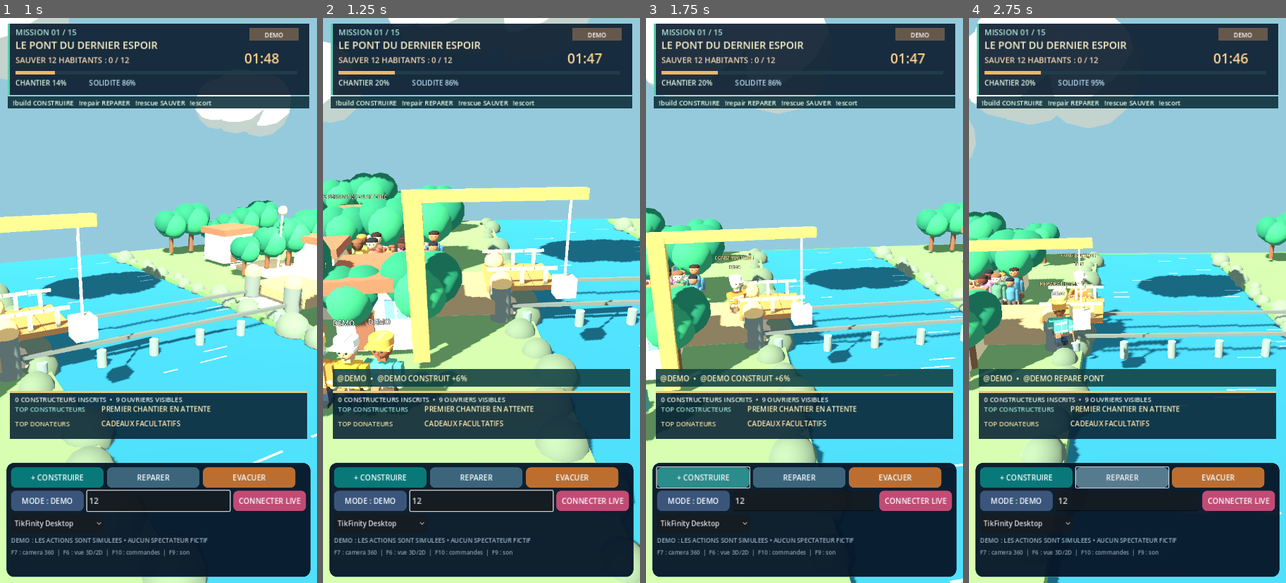
Above: before the commit, frames 1-4 (left to right).
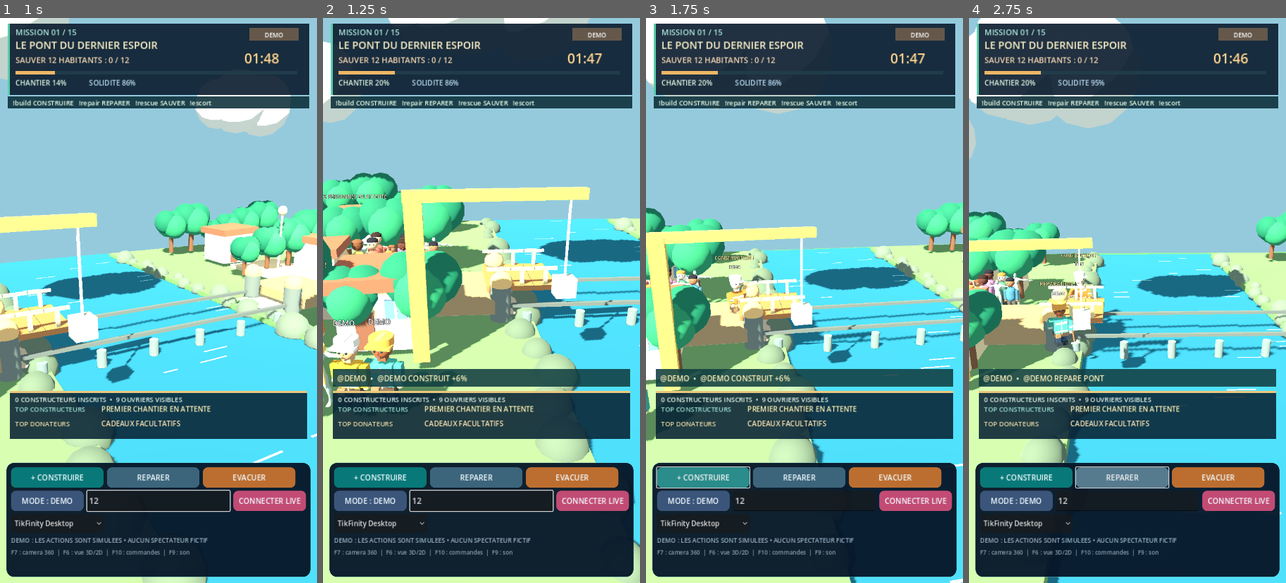
Above: after the commit, the same moments.

Repository: Hsergo/LIVE-BATTLES
Game: Godot game, scene res://main.tscn
Same seed, same stepped clock (60 frames per second), same inputs: the game is played once before the commit and once after it.
Inputs (mouse positions are in pixels of both pictures, inside the frame that each line leads up to):
- Up to frame 1 (1 s): click (158, 498) at 0.52 s; type "12" at 0.6 s
- Up to frame 2 (1.25 s): no input
- Up to frame 3 (1.75 s): click "+ CONSTRUIRE" at 1.25 s
- Up to frame 4 (2.75 s): click "REPARER" at 2 s

Frame 1 is identical in both runs. In frame 2, 0.5% of the frame differs, in the area x 0-47%, y 37-70%; in frame 3, 0.3%; in frame 4, 0.4%.

Commit message:
feat(characters): mix real licensed skinned humanoids with diverse low-cost worker and civilian rigs

Diff:
--- a/rescue/game/scripts/villagers_3d.gd
+++ b/rescue/game/scripts/villagers_3d.gd
@@ -148,6 +148,18 @@
 	joints["phase"] = "waiting"
 	joints["height"] = 0.76 if is_child else 1.0
 	joints["previous_position"] = Vector3.ZERO
+	# Use the licensed humanoid model on a subset of adults. Children and
+	# elders retain distinct procedural silhouettes until suitable CC0 rigs exist.
+	if not is_child and not is_elder and index % 5 == 0:
+		var avatar := load("res://scripts/rigged_humanoid.gd").new() as Node3D
+		person.add_child(avatar)
+		if bool(avatar.call("setup",1.03)):
+			for visual in person.get_children():
+				if visual != avatar and visual is Node3D:
+					(visual as Node3D).visible = false
+			joints["avatar"] = avatar
+		else:
+			avatar.queue_free()
 	person.position = _waiting_position(index)
 	return joints
 
@@ -245,6 +257,10 @@
 		(actor["right_arm"] as Node3D).rotation.x = -swing
 		(actor["left_leg"] as Node3D).rotation.x = -swing*0.60
 		(actor["right_leg"] as Node3D).rotation.x = swing*0.60
+		if actor.has("avatar"):
+			var avatar: Node3D = actor["avatar"]
+			if is_instance_valid(avatar):
+				avatar.call("animate",d,"walk" if walk else ("celebrate" if phase=="safe" else "idle"))
 		if phase=="safe" and not walk:
 			(actor["right_arm"] as Node3D).rotation.z = 0.50+0.25*sin(t*4.3+float(idx))
 		else:
--- a/rescue/game/scripts/world_3d.gd
+++ b/rescue/game/scripts/world_3d.gd
@@ -452,6 +452,25 @@
 	limbs["last_used"] = clock
 	limbs["slot"] = total_spawned % MAX_RENDERED_WORKERS
 	total_spawned += 1
+	# Limit skinned rigs to one worker in six. Others use the lightweight fallback.
+	# This keeps the render predictable with up to 48 simultaneously visible workers.
+	if int(limbs["slot"]) % 6 == 0:
+		var avatar := load("res://scripts/rigged_humanoid.gd").new() as Node3D
+		rig.add_child(avatar)
+		if bool(avatar.call("setup",1.16)):
+			for part in rig.get_children():
+				if part != avatar and part != tag and part != action_tag:
+					if part is Node3D:
+						(part as Node3D).visible = false
+			# Safety clothing cues on top of the genuine skinned body.
+			_cylinder(rig,Vector3(0,1.85,0),0.29,0.19,Color("#ffca54"))
+			_box(rig,Vector3(0,1.76,0.19),Vector3(0.61,0.075,0.22),Color("#ffca54"))
+			_box(rig,Vector3(-0.27,1.17,0.18),Vector3(0.075,0.62,0.06),Color("#fbd46b"))
+			_box(rig,Vector3(0.27,1.17,0.18),Vector3(0.075,0.62,0.06),Color("#fbd46b"))
+			limbs["avatar"] = avatar
+			tag.position.y = 2.44
+		else:
+			avatar.queue_free()
 	rig.position = _worker_position(int(limbs["slot"]))
 	return limbs
 
@@ -580,6 +599,11 @@
 		(actor["left_leg"] as Node3D).rotation.x = -swing*0.35
 		(actor["right_leg"] as Node3D).rotation.x = swing*0.35
 		rig.rotation.y = lerp_angle(rig.rotation.y,0.6 if fighting else -0.25,minf(1.0,delta*2.0))
+		if actor.has("avatar"):
+			var avatar: Node3D = actor["avatar"]
+			if is_instance_valid(avatar):
+				var gait_state := str(actor["action"]) if fighting else ("walk" if walking else "idle")
+				avatar.call("animate",delta,gait_state)
 
 func _animate_rescues() -> void:
 	# Boats are a real visual only during maritime rescue missions.
